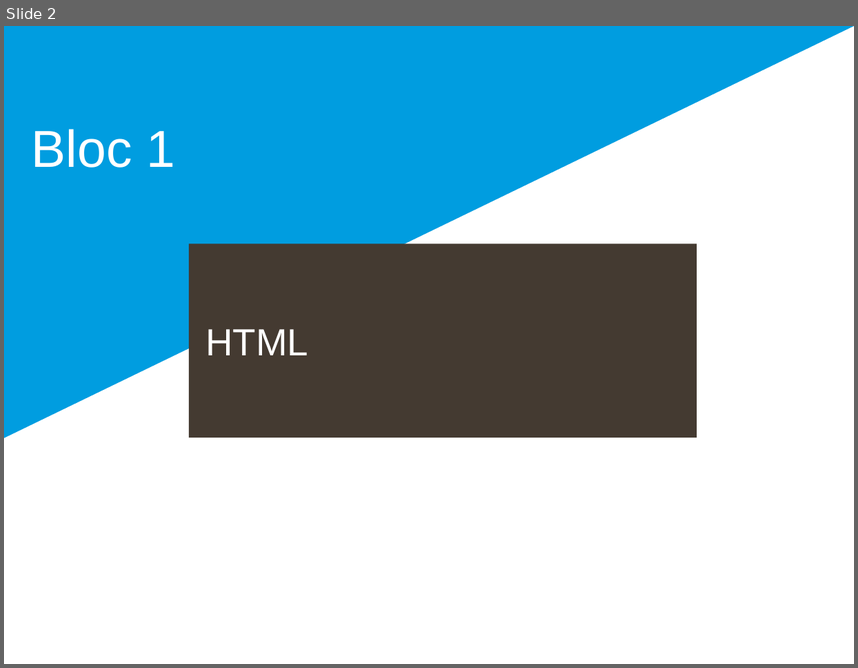
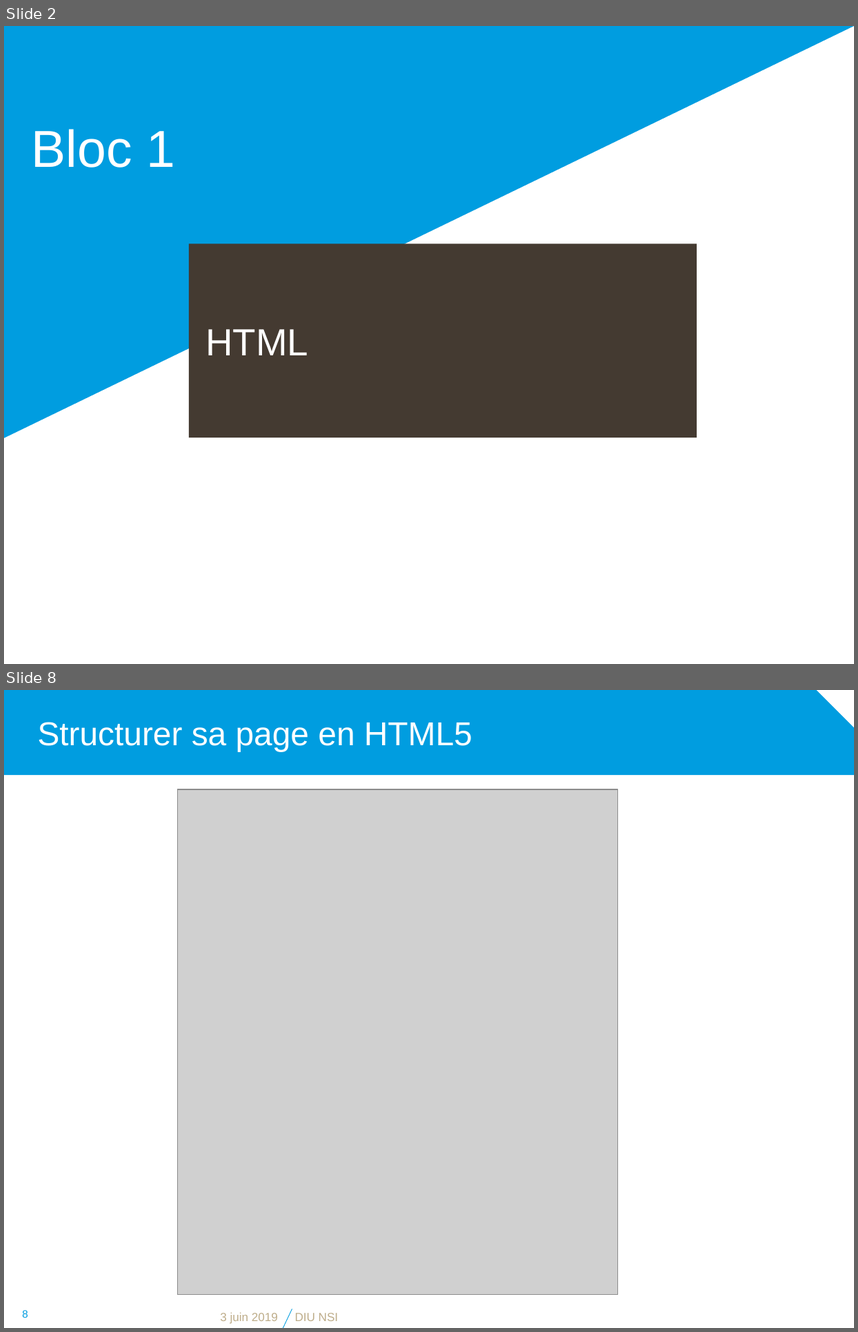
Before and after one commit to diu-uf-bordeaux/bloc1, a slide deck: web/2-HTML/html.pptx. Shown one above the other, each under a label of ours: slide 2 before the commit, slides 2 and 8 after it; the slides between them are not shown. The pictures are 858x668 and 858x1332 pixels, drawn with LibreOffice and Linux fonts; fonts in the diff are those of the drawing; grey boxes stand for pictures; background and template pictures are left out. Boxes give left, top, right and bottom in pixels: in the first picture for what was removed or moved away, otherwise in the second. Text is boxed around its words. In the diff, an @@ line names an element or a change of style, - is before the commit and + after.

Commit message:
pass on html

```diff
--- a/web/2-HTML/html.pptx
+++ b/web/2-HTML/html.pptx
@@ slide 8 added at <box>4,690,854,1328</box>, background #FFFFFF @@
@@ snip rect added at <box>4,690,854,775</box>, fill #009DE0 @@
@@ title added at <box>38,722,473,751</box>, 28 pt, text #FFFFFF @@
+Structurer sa page en HTML5
@@ picture added at <box>177,789,618,1294</box> @@
@@ page number added at <box>22,1310,28,1317</box>, 9 pt, text #009DE0 @@
+8
@@ line added from (283, 1328) to (292, 1309), #009DE0 0.5 pt @@
@@ text added at <box>220,1312,278,1323</box>, 10 pt, text #BEAD8A @@
+3 juin 2019
@@ text added at <box>295,1312,338,1321</box>, 10 pt, text #BEAD8A @@
+DIU NSI
```
Also in this commit, not shown: 6 slides changed, 2 other slides added, 1 slide removed.
